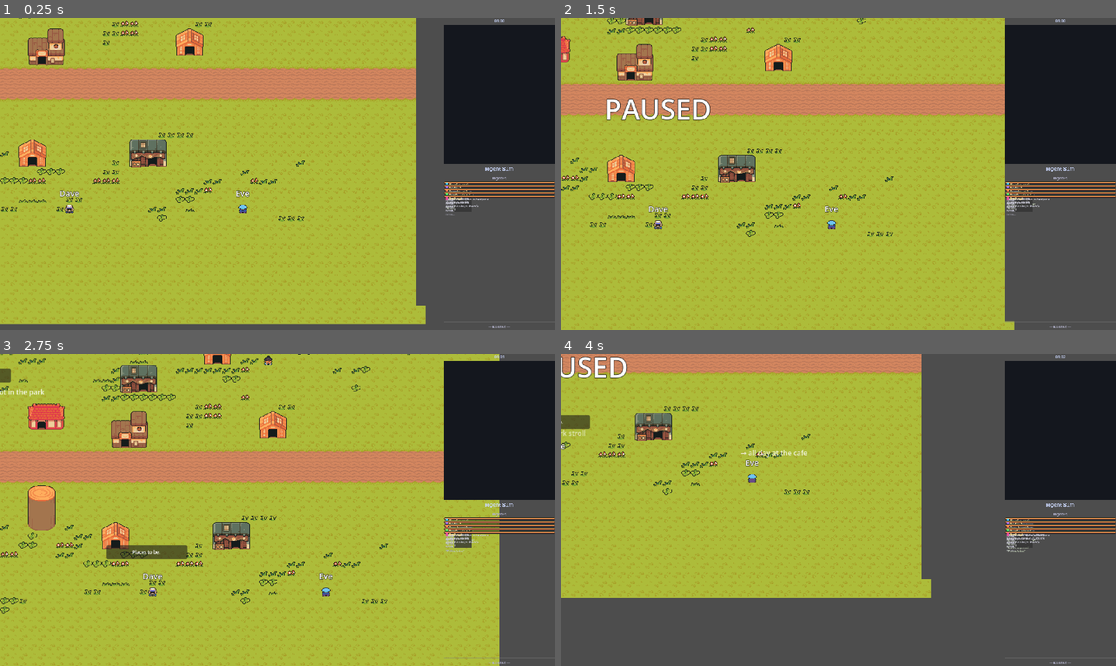
Above: before the commit, frames 1-4 (two rows, left to right).
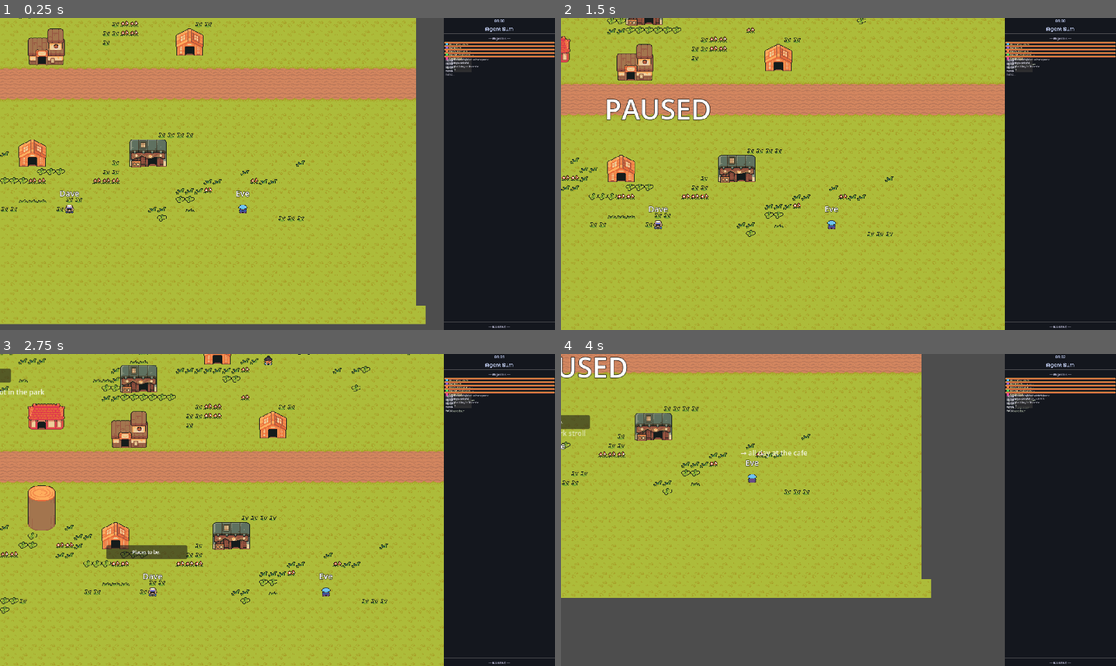
Above: after the commit, the same moments.

Repository: Erik-Huang/godot-agent-sim
Game: Godot game, scene res://main.tscn
The game is run twice, just before and just after one commit, with the same random seed, the same clock (stepped at 60 frames per second) and the same inputs.
Inputs (mouse positions are in pixels of both pictures, inside the frame that each line leads up to):
- Up to frame 1 (0.25 s): no input
- Up to frame 2 (1.5 s): tap Enter (ui_accept) at 0.5, 0.77, 1.25 s; move the mouse to (960, 158) at 0.52 s; click (960, 158) at 0.67 s; drag from (727, 189) to (810, 236) at 1.27 s
- Up to frame 3 (2.75 s): tap Enter (ui_accept) at 2 s; move the mouse to (333, 441) at 2.02 s; click (333, 441) at 2.17 s
- Up to frame 4 (4 s): drag from (810, 572) to (672, 463) at 2.77 s; move the mouse to (1005, 556) at 3.52 s; click (1005, 556) at 3.67 s; tap Enter (ui_accept) at 3.77 s

The runs differ from the first frame. In frame 1, 12% of the frame differs, in the area x 79-100%, y 0-100%; in frame 2, 12%; in frame 3, 12%; in frame 4, 12%.

Commit message:
fix(UI): move UIBackground out of VBoxContainer into OuterPanel as true backdrop

Diff:
--- a/main.gd
+++ b/main.gd
@@ -119,13 +119,6 @@
 	ui_panel.offset_bottom = 0.0
 	ui_panel.clip_contents = true
 
-	# Fix UIBackground — remove hardcoded size so it fills naturally
-	var ui_bg: ColorRect = ui_panel.get_node_or_null("UIBackground")
-	if ui_bg:
-		ui_bg.custom_minimum_size = Vector2.ZERO
-		ui_bg.size_flags_vertical = Control.SIZE_EXPAND_FILL
-		ui_bg.size_flags_horizontal = Control.SIZE_EXPAND_FILL
-
 	# Wrap AgentList in ScrollContainer so cards don't overflow
 	var agent_list_node: VBoxContainer = ui_panel.get_node_or_null("AgentList")
 	if agent_list_node:
@@ -140,6 +133,20 @@
 		al_parent.move_child(scroll, al_idx)
 		scroll.add_child(agent_list_node)
 		agent_list_node.size_flags_horizontal = Control.SIZE_EXPAND_FILL
+
+	# Fix UIBackground: move it OUT of VBoxContainer so it's a real backdrop
+	var ui_bg: ColorRect = ui_panel.get_node_or_null("UIBackground")
+	if ui_bg:
+		ui_panel.remove_child(ui_bg)
+		outer_panel.add_child(ui_bg)
+		outer_panel.move_child(ui_bg, 0)  # Draw behind everything
+		ui_bg.set_anchors_preset(Control.PRESET_FULL_RECT)
+		ui_bg.offset_left = 0.0
+		ui_bg.offset_right = 0.0
+		ui_bg.offset_top = 0.0
+		ui_bg.offset_bottom = 0.0
+		ui_bg.custom_minimum_size = Vector2.ZERO
+		ui_bg.mouse_filter = Control.MOUSE_FILTER_IGNORE
 
 	# GFX-005: CanvasModulate for time-of-day lighting
 	canvas_mod = CanvasModulate.new()
--- a/main.tscn
+++ b/main.tscn
@@ -103,7 +103,6 @@
 script = ExtResource("2")
 
 [node name="UIBackground" type="ColorRect" parent="UIPanel" unique_id=2005027653]
-custom_minimum_size = Vector2(250, 800)
 layout_mode = 2
 color = Color(0.08, 0.09, 0.12, 1)
 
